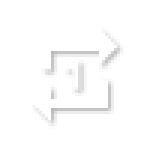
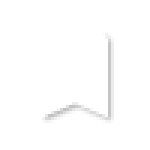
Two versions of the same layered image (150×150). Layer-by-layer changes:
hid "repeat 1" over bbox(33, 27, 120, 123)
showed "bookmark", painted on it over bbox(33, 33, 123, 120)
hid "focus" over bbox(33, 27, 123, 129)
